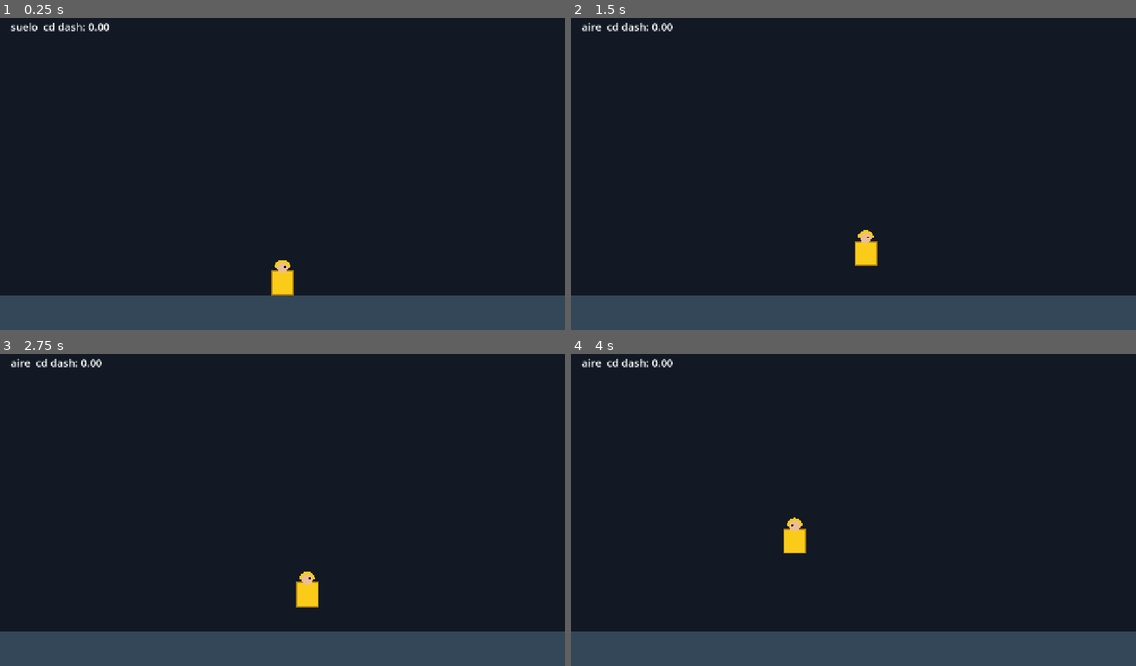
Above: before the commit, frames 1-4 (two rows, left to right).
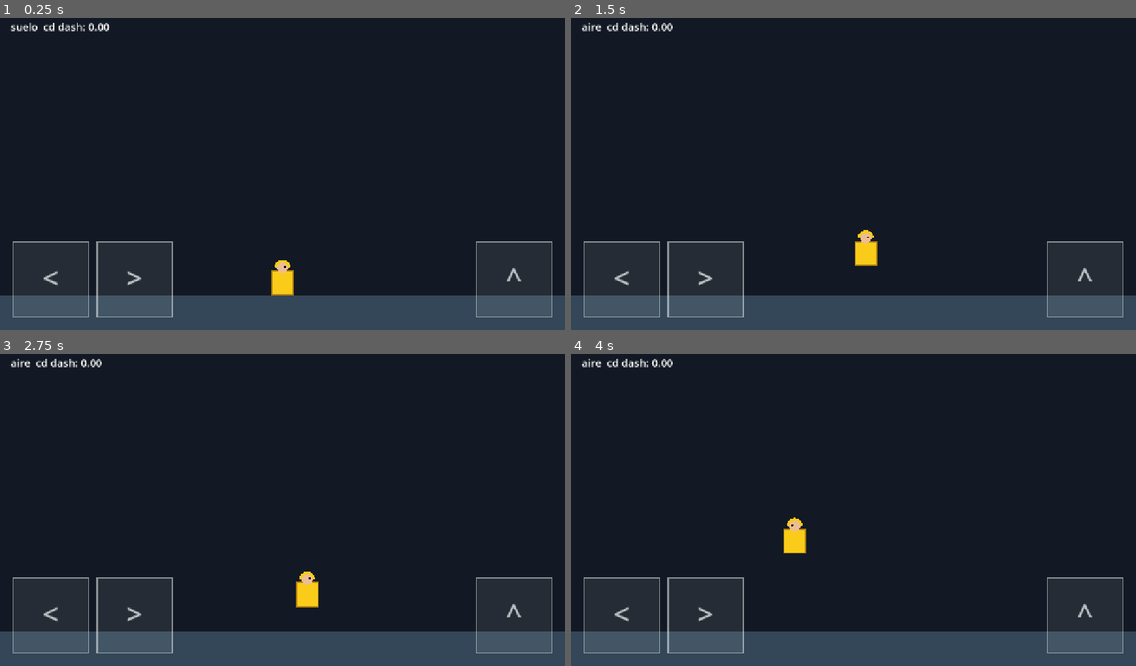
Above: after the commit, the same moments.

Repository: xNeku/fishmaboolla
Game: Godot game, scene res://scenes/main.tscn
Two runs of this game, one before a commit and one after it. Both use one fixed random seed, a clock stepped at 60 frames per second and the inputs below.
Inputs (mouse positions are in pixels of both pictures, inside the frame that each line leads up to):
- Up to frame 1 (0.25 s): no input
- Up to frame 2 (1.5 s): tap Enter at 0.5 s; move the mouse to (977, 155) at 0.52 s; tap D (mover_der) at 0.6 s; click (977, 155) at 0.67 s; tap Space (saltar) at 0.77, 0.8, 1.07 s; drag from (740, 186) to (825, 236) at 1.27 s
- Up to frame 3 (2.75 s): tap Space (saltar) at 2, 2.3 s; move the mouse to (339, 438) at 2.02 s; tap D (mover_der) at 2.1 s; click (339, 438) at 2.17 s
- Up to frame 4 (4 s): drag from (825, 572) to (684, 460) at 2.77 s; tap Enter at 3.5 s; move the mouse to (1023, 553) at 3.52 s; hold A (mover_izq) from 3.53 s (still down); tap Space (saltar) at 3.6, 3.77 s; click (1023, 553) at 3.67 s

The runs differ from the first frame. In frame 1, 0.7% of the frame differs, in the area x 2-98%, y 71-96%; in frame 2, 0.7%; in frame 3, 0.7%; in frame 4, 0.7%.

Commit message:
Controles táctiles de prueba ligados al Input Map (multitáctil)
Tres zonas (izq, der, saltar) que pulsan/sueltan acciones. Solo activos si hay
pantalla táctil. emulate_touch_from_mouse activado, emulate_mouse_from_touch
desactivado para que cada dedo llegue como toque independiente.

Co-Authored-By: Claude Sonnet 5.5 <noreply@anthropic.com>
Claude-Session: https://claude.ai/code/session_01Hu5F5bE3cxizNrca8PuRi9

Diff:
--- a/project.godot
+++ b/project.godot
@@ -17,6 +17,11 @@
 window/stretch/mode="canvas_items"
 window/stretch/aspect="keep"
 window/handheld/orientation=0
+
+[input_devices]
+
+pointing/emulate_touch_from_mouse=true
+pointing/emulate_mouse_from_touch=false
 
 [input]
 
--- /dev/null
+++ b/scripts/mundo/controles_tactiles.gd
@@ -0,0 +1,75 @@
+class_name ControlesTactiles
+extends Control
+## Botones táctiles de PRUEBA (programmer art) ligados a acciones del Input Map.
+## Multitáctil: cada dedo manda su acción. No es diseño final de controles.
+
+## Solo activo si hay pantalla táctil (se puede forzar desde fuera).
+var activo: bool = DisplayServer.is_touchscreen_available()
+
+var _zonas: Dictionary = {
+	&"mover_izq": Rect2(30.0, 520.0, 170.0, 170.0),
+	&"mover_der": Rect2(220.0, 520.0, 170.0, 170.0),
+	&"saltar": Rect2(1080.0, 520.0, 170.0, 170.0),
+}
+var _dedos: Dictionary = {}  # índice de dedo -> acción
+var _etiquetas: Dictionary = {
+	&"mover_izq": "<",
+	&"mover_der": ">",
+	&"saltar": "^",
+}
+
+
+func _ready() -> void:
+	set_anchors_preset(Control.PRESET_FULL_RECT)
+	mouse_filter = Control.MOUSE_FILTER_IGNORE
+
+
+func _input(event: InputEvent) -> void:
+	if not activo:
+		return
+	if event is InputEventScreenTouch:
+		var toque: InputEventScreenTouch = event
+		if toque.pressed:
+			_asignar(toque.index, _accion_en(toque.position))
+		else:
+			_asignar(toque.index, &"")
+	elif event is InputEventScreenDrag:
+		var arrastre: InputEventScreenDrag = event
+		_asignar(arrastre.index, _accion_en(arrastre.position))
+
+
+func _accion_en(pos: Vector2) -> StringName:
+	for accion: StringName in _zonas:
+		if (_zonas[accion] as Rect2).has_point(pos):
+			return accion
+	return &""
+
+
+func _asignar(dedo: int, accion: StringName) -> void:
+	var actual: StringName = _dedos.get(dedo, &"")
+	if actual == accion:
+		return
+	if actual != &"":
+		_dedos.erase(dedo)
+		if not _accion_en_uso(actual):
+			Input.action_release(actual)
+	if accion != &"":
+		_dedos[dedo] = accion
+		Input.action_press(accion)
+	queue_redraw()
+
+
+func _accion_en_uso(accion: StringName) -> bool:
+	return _dedos.values().has(accion)
+
+
+func _draw() -> void:
+	if not activo:
+		return
+	for accion: StringName in _zonas:
+		var r: Rect2 = _zonas[accion]
+		var pulsado: bool = _accion_en_uso(accion)
+		draw_rect(r, Color(1.0, 1.0, 1.0, 0.25 if pulsado else 0.08))
+		draw_rect(r, Color(1.0, 1.0, 1.0, 0.5), false, 3.0)
+		draw_string(ThemeDB.fallback_font, r.position + Vector2(0.0, r.size.y * 0.62), _etiquetas[accion],
+				HORIZONTAL_ALIGNMENT_CENTER, r.size.x, 64, Color(1.0, 1.0, 1.0, 0.7))
--- a/scripts/mundo/main.gd
+++ b/scripts/mundo/main.gd
@@ -27,6 +27,13 @@
 	input.jugador = _jugador
 	_jugador.add_child(input)
 
+	var capa := CanvasLayer.new()
+	capa.name = "CapaTactil"
+	add_child(capa)
+	var tactiles := ControlesTactiles.new()
+	tactiles.name = "ControlesTactiles"
+	capa.add_child(tactiles)
+
 
 func _process(_delta: float) -> void:
 	queue_redraw()
Not shown, added: scripts/mundo/controles_tactiles.gd.uid
